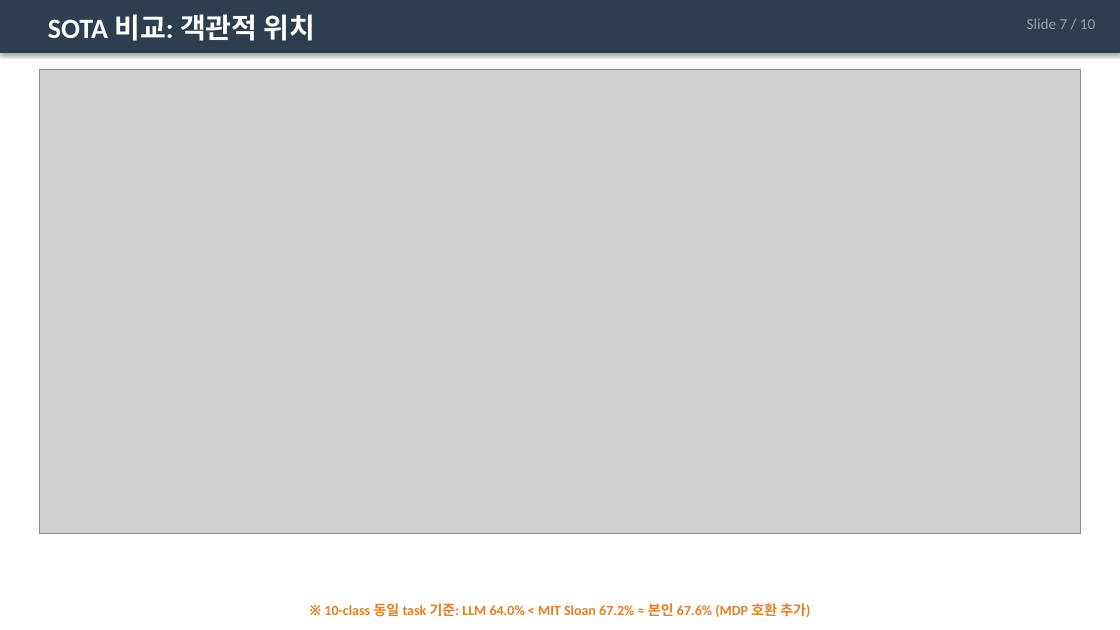
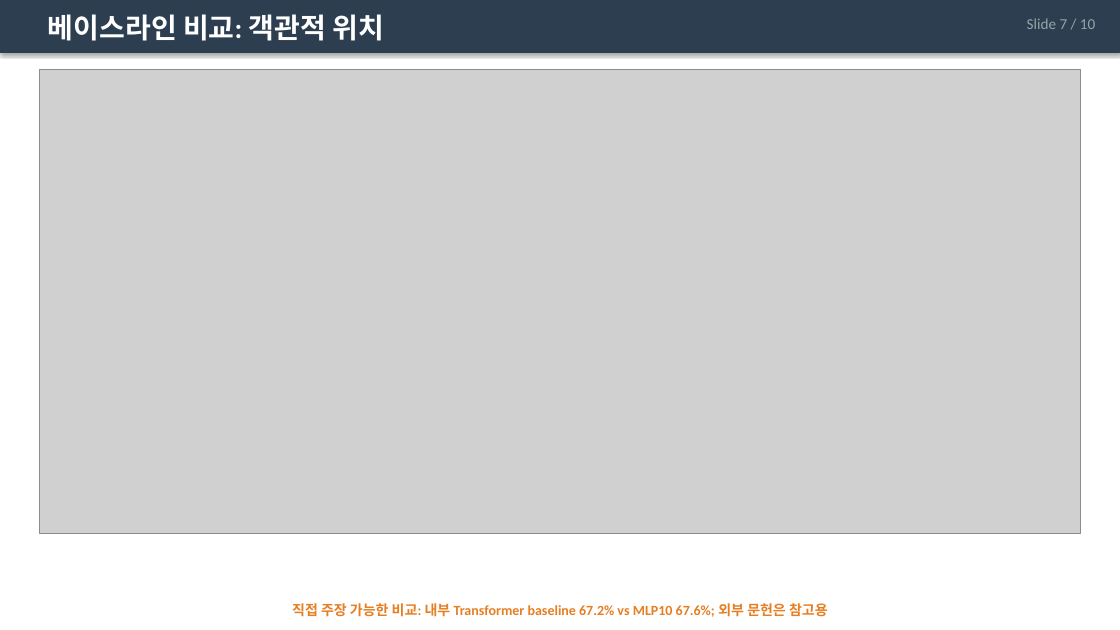
Before and after one commit to Pitcheezy/transition-models, a slide deck: slide 7 of outputs/SmartPitch_TransitionModels_Presentation.pptx. Drawn at 1120x630 pixels with LibreOffice and Linux fonts; fonts in the diff are those of the drawing; grey boxes stand for pictures. Boxes give left, top, right and bottom in pixels: in the first picture for what was removed or moved away, otherwise in the second. Text is boxed around its words. In the diff, an @@ line names an element or a change of style, - is before the commit and + after.

```diff
--- a/outputs/SmartPitch_TransitionModels_Presentation.pptx
+++ b/outputs/SmartPitch_TransitionModels_Presentation.pptx
@@ text at (x1=48, y1=14, x2=384, y2=41): text changed @@
-SOTA 비교: 객관적 위치
+베이스라인 비교: 객관적 위치
@@ text at (x1=292, y1=603, x2=828, y2=617): text changed @@
-※ 10-class 동일 task 기준: LLM 64.0% < MIT Sloan 67.2% ≈ 본인 67.6% (MDP 호환 추가)
+직접 주장 가능한 비교: 내부 Transformer baseline 67.2% vs MLP10 67.6%; 외부 문헌은 참고용
```
Also in this commit, not shown: 5 other slides changed, 4 other files.
